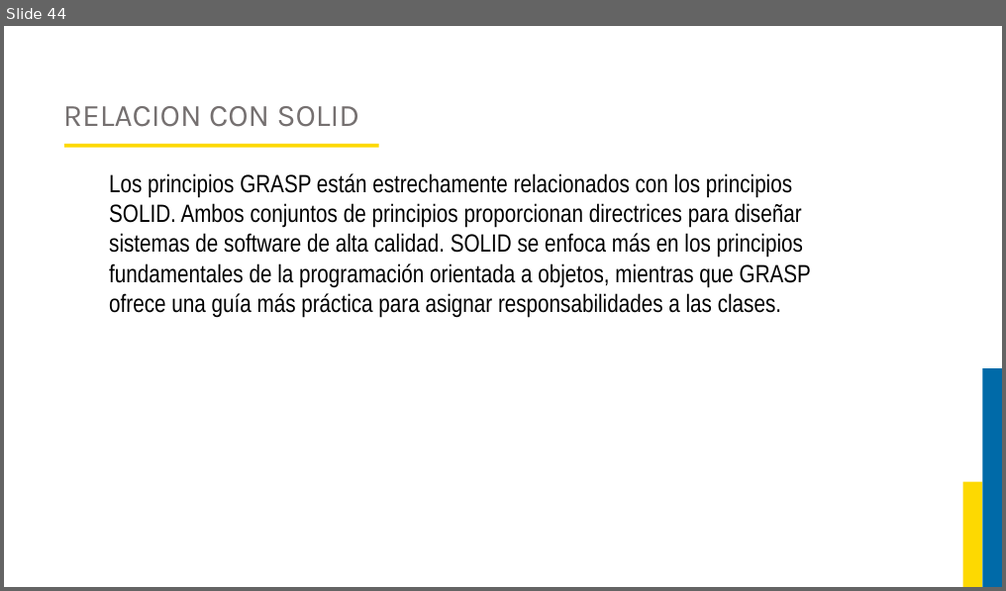
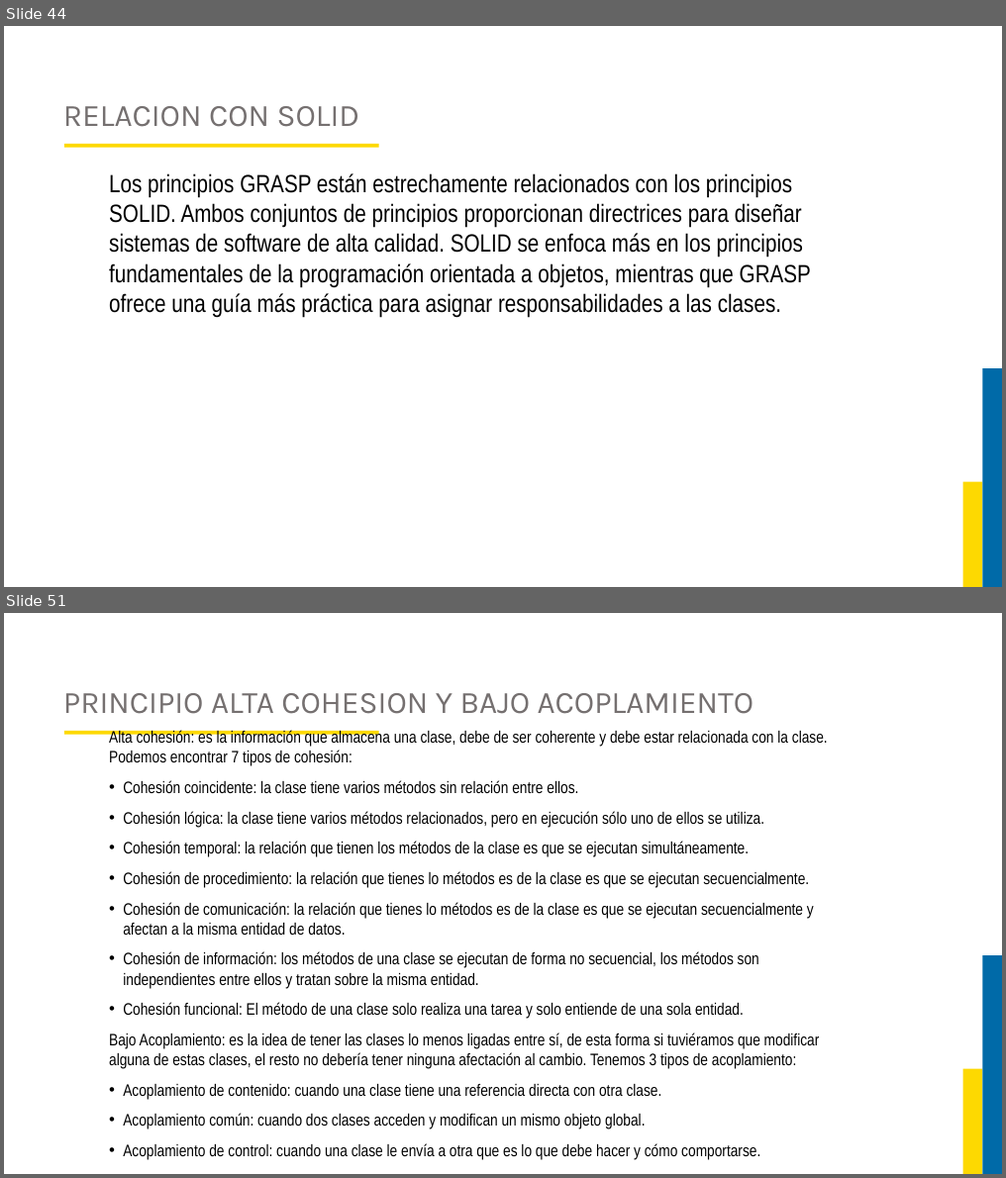
Before and after one commit to JorgeAlejandroAguirreGutierrez/proyecto-luis, a slide deck: Curso Ingenieria del Software 2/Diapositivas.pptx. Shown one above the other, each under a label of ours: slide 44 before the commit, slides 44 and 51 after it; the slides between them are not shown. The pictures are 1006x591 and 1006x1178 pixels, drawn with LibreOffice and Linux fonts; fonts in the diff are those of the drawing; background and template pictures are left out. Boxes give left, top, right and bottom in pixels: in the first picture for what was removed or moved away, otherwise in the second. Text is boxed around its words. In the diff, an @@ line names an element or a change of style, - is before the commit and + after.

```diff
--- a/Curso Ingenieria del Software 2/Diapositivas.pptx
+++ b/Curso Ingenieria del Software 2/Diapositivas.pptx
@@ slide 51 added at <box>4,613,1002,1174</box>, background #FFFFFF; not listed: 2 template elements that a slide beside it also shows @@
@@ title added at <box>63,693,754,714</box>, 30 pt, text #757070 @@
+PRINCIPIO ALTA COHESION Y BAJO ACOPLAMIENTO
@@ rectangle added at <box>63,731,378,735</box>, fill #FDD901 @@
@@ text added at <box>109,729,828,1160</box>, 16 pt, text #000000 @@
+Alta cohesión: es la información que almacena una clase, debe de ser coherente y debe estar relacionada con la clase. Podemos encontrar 7 tipos de cohesión:
+• Cohesión coincidente: la clase tiene varios métodos sin relación entre ellos.
+• Cohesión lógica: la clase tiene varios métodos relacionados, pero en ejecución sólo uno de ellos se utiliza.
+• Cohesión temporal: la relación que tienen los métodos de la clase es que se ejecutan simultáneamente.
+• Cohesión de procedimiento: la relación que tienes lo métodos es de la clase es que se ejecutan secuencialmente.
+• Cohesión de comunicación: la relación que tienes lo métodos es de la clase es que se ejecutan secuencialmente y afectan a la misma entidad de datos.
+• Cohesión de información: los métodos de una clase se ejecutan de forma no secuencial, los métodos son independientes entre ellos y tratan sobre la misma entidad.
+• Cohesión funcional: El método de una clase solo realiza una tarea y solo entiende de una sola entidad.
+Bajo Acoplamiento: es la idea de tener las clases lo menos ligadas entre sí, de esta forma si tuviéramos que modificar alguna de estas clases, el resto no debería tener ninguna afectación al cambio. Tenemos 3 tipos de acoplamiento:
+• Acoplamiento de contenido: cuando una clase tiene una referencia directa con otra clase.
+• Acoplamiento común: cuando dos clases acceden y modifican un mismo objeto global.
+• Acoplamiento de control: cuando una clase le envía a otra que es lo que debe hacer y cómo comportarse.
```
Also in this commit, not shown: 1 slide changed, 43 other slides added, 1 other file.
